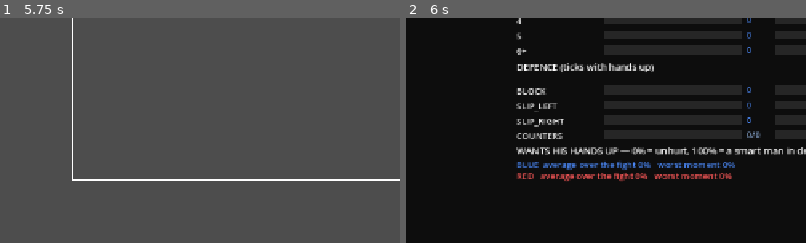
Above: before the commit, frames 1-2 (left to right).
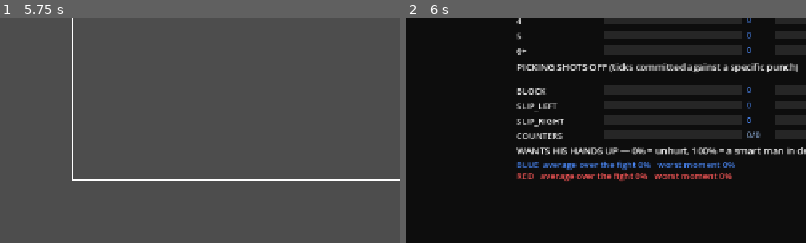
Above: after the commit, the same moments.

Repository: emeene/boxingsim-debugger
Game: Godot game, scene res://scenes/Main.tscn
Same seed, same stepped clock (60 frames per second), same inputs: the game is played once before the commit and once after it.
Inputs:
- Up to frame 1 (5.75 s): click "Play" at 0.5 s; click "Play" at 1.25 s; click "Step" at 2 s; click "×1" at 2.75 s; click "×2" at 3.5 s; click "×4" at 4.25 s; click "×8" at 5 s
- Up to frame 2 (6 s): click "Watch Summary" at 5.75 s
The pictures show only the part of the screen within x 10-60%, y 50-100%; the shares and areas given below are measured in that part.

Frame 1 is identical in both runs. In frame 2, 1.8% of the frame differs, in the area x 28-98%, y 20-24%.

Commit message:
Add the ring legend, correct the misleading defence label, and ignore exported fight logs

Diff:
--- a/boxing-debugging/scenes/ActionSummary.gd
+++ b/boxing-debugging/scenes/ActionSummary.gd
@@ -311,7 +311,13 @@
 	# to cover up in the first place. Kept apart from the action rows on purpose: mixing a tick
 	# count into a list of decision counts is how the two get compared by eye and misread.
 	var defense_y := section_y + 24.0 + combo_rows.size() * ROW_HEIGHT + 16.0
-	draw_string(ThemeDB.fallback_font, Vector2(origin.x, defense_y), "DEFENCE (ticks with hands up)",
+	# NOT "hands up" — that label was wrong and sent the owner chasing a number that meant
+	# something else. `guard` is the defence committed against ONE specific incoming punch and it
+	# dies with that punch, so these are ticks spent picking a shot off, a couple of hundred in a
+	# fight. The posture a man carries the REST of the time is the standing guard, and it has no
+	# tick count because it is never off — its strength is the cover-up figure below.
+	draw_string(ThemeDB.fallback_font, Vector2(origin.x, defense_y),
+			"PICKING SHOTS OFF (ticks committed against a specific punch)",
 			HORIZONTAL_ALIGNMENT_LEFT, -1, 15, Color.WHITE)
 	var guard_ticks: Dictionary = _defense.get("guard_ticks", {})
 	for i in range(GUARD_ORDER.size()):
@@ -388,7 +394,8 @@
 	if _defense.is_empty():
 		return lines
 	lines.append("")
-	lines.append("DEFENCE (ticks with hands up, out of %d active ticks)" % _defense.get("active_ticks", 0))
+	lines.append("PICKING SHOTS OFF (ticks committed against a specific punch, of %d active)"
+			% _defense.get("active_ticks", 0))
 	var guard_ticks: Dictionary = _defense.get("guard_ticks", {})
 	for g in GUARD_ORDER:
 		lines.append("%-16s BLUE %d   RED %d" % [g,
Not shown, added: .gitignore
Not shown, added: Boxing Legend
